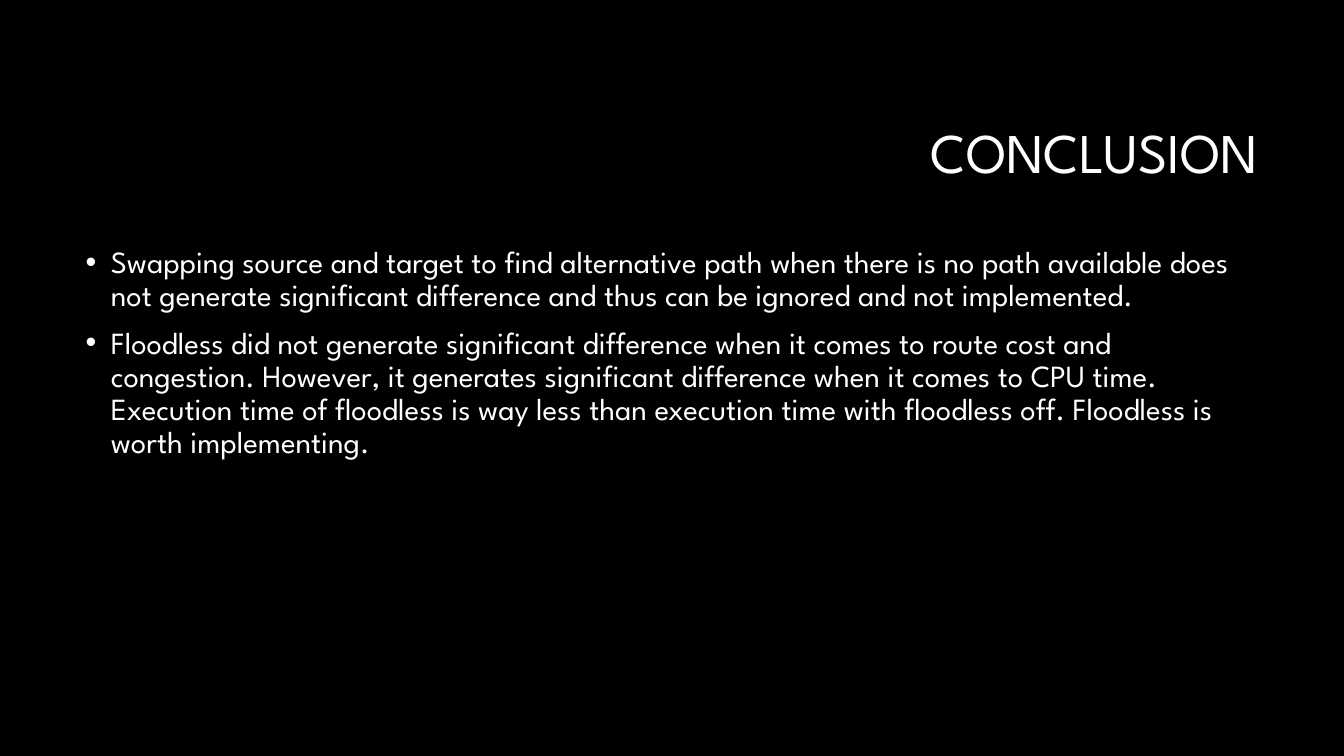
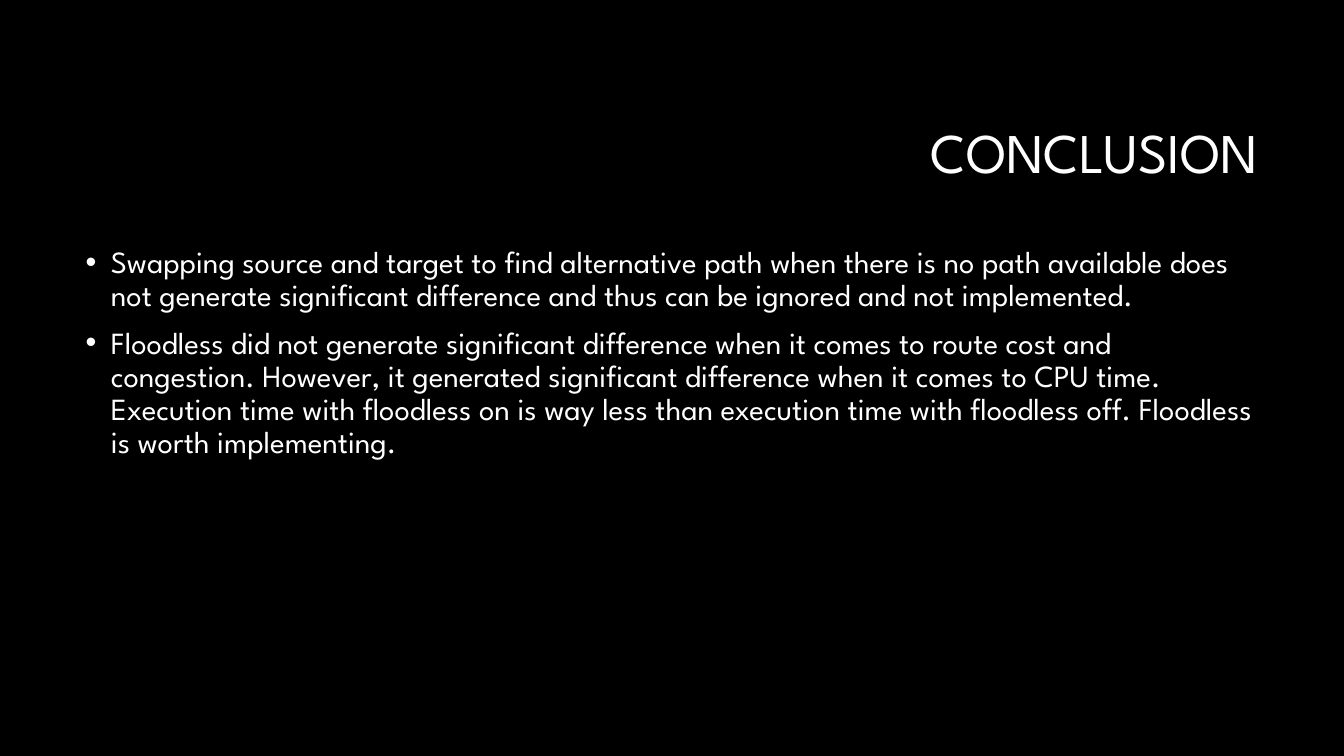
Before and after one commit to habibagamal/soukUp, a slide deck: slide 13 of soukUpPresentation.pptx. Drawn at 1344x756 pixels with LibreOffice and Linux fonts; fonts in the diff are those of the drawing; background and template pictures are left out. Boxes give left, top, right and bottom in pixels: in the first picture for what was removed or moved away, otherwise in the second. Text is boxed around its words. In the diff, an @@ line names an element or a change of style, - is before the commit and + after.

```diff
--- a/soukUpPresentation.pptx
+++ b/soukUpPresentation.pptx
@@ text at (x1=111, y1=332, x2=1252, y2=460): text changed @@
-• Floodless did not generate significant difference when it comes to route cost and congestion. However, it generates significant difference when it comes to CPU time. Execution time of floodless is way less than execution time with floodless off. Floodless is worth implementing.
+• Floodless did not generate significant difference when it comes to route cost and congestion. However, it generated significant difference when it comes to CPU time. Execution time with floodless on is way less than execution time with floodless off. Floodless is worth implementing.
```
Also in this commit, not shown: 3 other slides changed, 2 other files.
